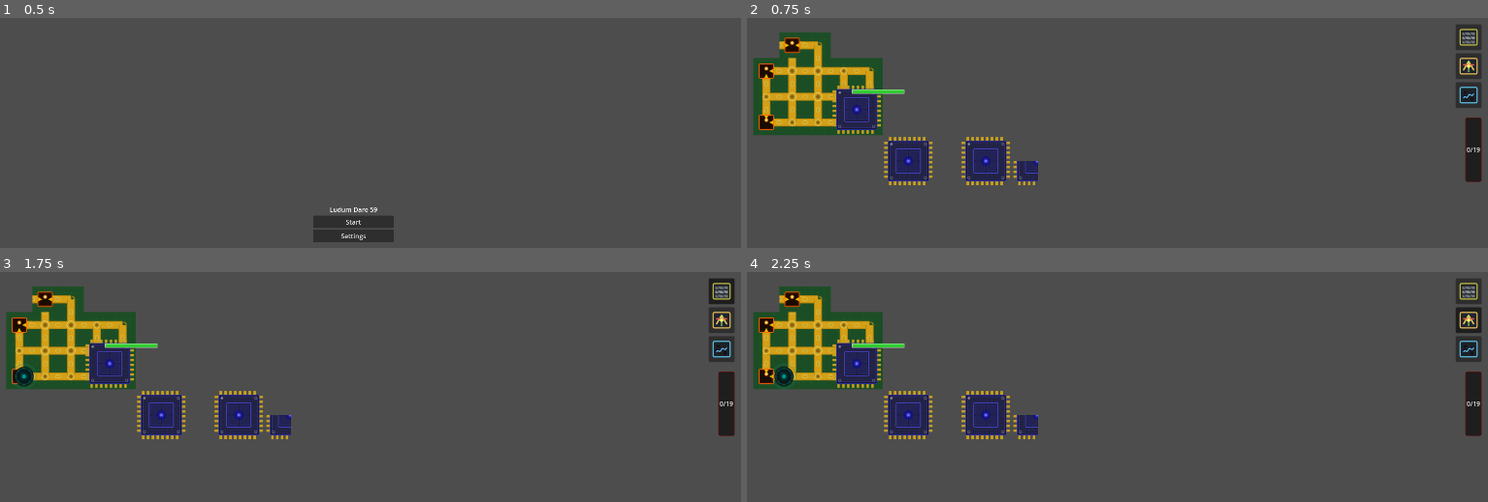
Above: before the commit, frames 1-4 (two rows, left to right).
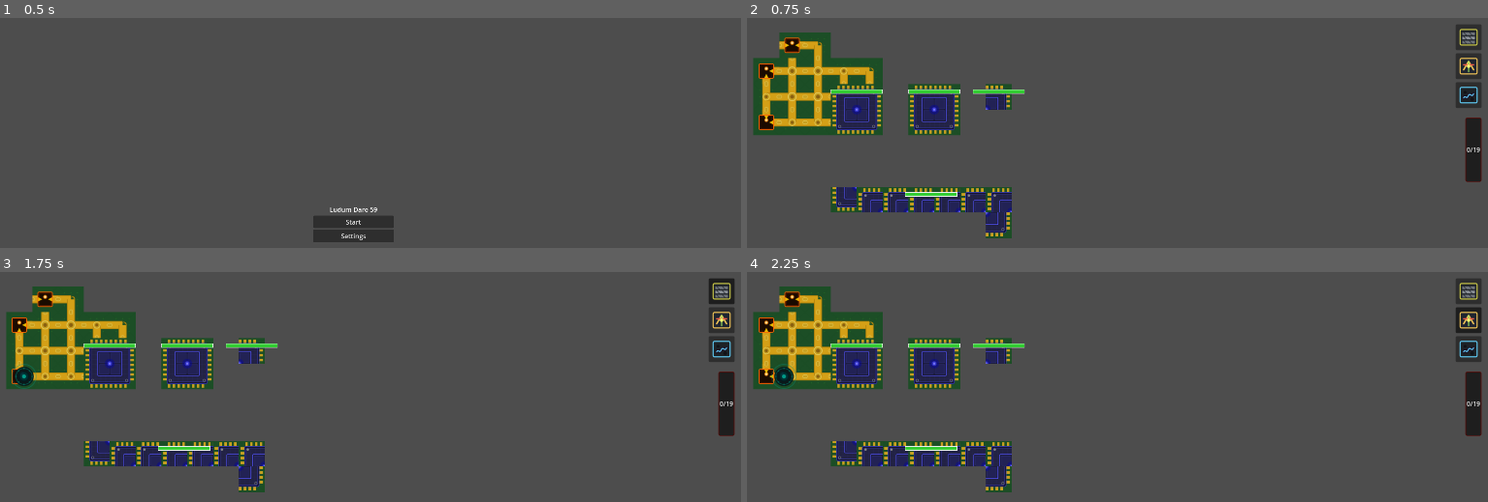
Above: after the commit, the same moments.

Repository: ProfessorLayton322/ldjam_59
Game: Godot game, scene res://scenes/menu.tscn
Same seed, same stepped clock (60 frames per second), same inputs: the game is played once before the commit and once after it.
Inputs (mouse positions are in pixels of both pictures, inside the frame that each line leads up to):
- Up to frame 1 (0.5 s): no input
- Up to frame 2 (0.75 s): click "Start" at 0.5 s
- Up to frame 3 (1.75 s): click (718, 290) at 1.25 s
- Up to frame 4 (2.25 s): click (1465, 320) at 2 s

Frame 1 is identical in both runs. In frame 2, 8.0% of the frame differs, in the area x 11-40%, y 28-96%; in frame 3, 8.0%; in frame 4, 8.0%.

Commit message:
Fix core tiles

Diff:
--- a/ludum-dare-59/scenes/demo.tscn
+++ b/ludum-dare-59/scenes/demo.tscn
@@ -83,6 +83,6 @@
 position = Vector2(100, 100)
 tile_set = SubResource("TileSet_demo")
 format = 2
-layer_0/tile_data = PackedInt32Array(0, 0, 393216, 1, 0, 983 …(268 unchanged characters)… , 393225, 1, 393216, 327683, 1, 327680, 196613, 2, 0, 196614, 65538, 0, 262149, 2, 1, 262150, 65538, 1, 262153, 65538, 1, 196616, 2, 0, 196617, 65538, 0, 262152, 2, 1, 262154, 2, 1)
+layer_0/tile_data = PackedInt32Array(0, 0, 393216, 1, 0, 983 …(268 unchanged characters)… , 393225, 1, 393216, 327683, 1, 327680, 65545, 1, 262144, 65542, 1, 196608, 65543, 1, 262144, 131078, 1, 327680, 131079, 1, 393216, 327684, 1, 196608, 327685, 1, 196608, 327686, 1, 196608, 327687, 1, 196608, 327688, 1, 196608, 327689, 1, 196608)
 layer_1/name = "Layer1"
 layer_1/tile_data = PackedInt32Array(0, 1, 0, 131072, 1, 65536, 65539, 1, 196608, 65540, 1, 262144, 131075, 1, 327680, 131076, 1, 393216, -65535, 1, 131072)
--- a/ludum-dare-59/scenes/tiles/demo_core_13.tscn
+++ b/ludum-dare-59/scenes/tiles/demo_core_13.tscn
@@ -1,7 +1,17 @@
-[gd_scene load_steps=2 format=3]
+[gd_scene load_steps=4 format=3]
 
-[ext_resource type="Script" path="res://scripts/tiles/core_tile.gd" id="1_core"]
+[ext_resource type="Script" uid="uid://c6kxopkkarb7v" path="res://scripts/tiles/core_tile.gd" id="1_core"]
+[ext_resource type="Texture2D" uid="uid://cw10n4prubm64" path="res://assets/textures/tracks/pcb_empty.svg" id="2_bg"]
+[ext_resource type="Texture2D" uid="uid://iyuh5rb657np" path="res://assets/textures/base/cpu.svg" id="3_cpu"]
 
 [node name="Core13" type="Node2D"]
 script = ExtResource("1_core")
 node_id = 13
+
+[node name="Background" type="Sprite2D" parent="."]
+texture = ExtResource("2_bg")
+
+[node name="CpuSprite" type="Sprite2D" parent="."]
+texture = ExtResource("3_cpu")
+region_enabled = true
+region_rect = Rect2(0, 64, 64, 64)
--- a/ludum-dare-59/scenes/tiles/demo_core_14.tscn
+++ b/ludum-dare-59/scenes/tiles/demo_core_14.tscn
@@ -1,7 +1,17 @@
-[gd_scene load_steps=2 format=3]
+[gd_scene load_steps=4 format=3]
 
-[ext_resource type="Script" path="res://scripts/tiles/core_tile.gd" id="1_core"]
+[ext_resource type="Script" uid="uid://c6kxopkkarb7v" path="res://scripts/tiles/core_tile.gd" id="1_core"]
+[ext_resource type="Texture2D" uid="uid://cw10n4prubm64" path="res://assets/textures/tracks/pcb_empty.svg" id="2_bg"]
+[ext_resource type="Texture2D" uid="uid://iyuh5rb657np" path="res://assets/textures/base/cpu.svg" id="3_cpu"]
 
 [node name="Core14" type="Node2D"]
 script = ExtResource("1_core")
 node_id = 14
+
+[node name="Background" type="Sprite2D" parent="."]
+texture = ExtResource("2_bg")
+
+[node name="CpuSprite" type="Sprite2D" parent="."]
+texture = ExtResource("3_cpu")
+region_enabled = true
+region_rect = Rect2(64, 64, 64, 64)
--- a/ludum-dare-59/scenes/tiles/demo_core_8.tscn
+++ b/ludum-dare-59/scenes/tiles/demo_core_8.tscn
@@ -1,12 +1,17 @@
-[gd_scene load_steps=3 format=3]
+[gd_scene load_steps=4 format=3]
 
-[ext_resource type="Script" path="res://scripts/tiles/core_tile.gd" id="1_core"]
-[ext_resource type="Texture2D" path="res://assets/textures/base/cpu.svg" id="2_cpu"]
+[ext_resource type="Script" uid="uid://c6kxopkkarb7v" path="res://scripts/tiles/core_tile.gd" id="1_core"]
+[ext_resource type="Texture2D" uid="uid://cw10n4prubm64" path="res://assets/textures/tracks/pcb_empty.svg" id="2_bg"]
+[ext_resource type="Texture2D" uid="uid://iyuh5rb657np" path="res://assets/textures/base/cpu.svg" id="3_cpu"]
 
 [node name="Core8" type="Node2D"]
 script = ExtResource("1_core")
 node_id = 8
 
+[node name="Background" type="Sprite2D" parent="."]
+texture = ExtResource("2_bg")
+
 [node name="CpuSprite" type="Sprite2D" parent="."]
-position = Vector2(32, 32)
-texture = ExtResource("2_cpu")
+texture = ExtResource("3_cpu")
+region_enabled = true
+region_rect = Rect2(0, 0, 64, 64)
--- a/ludum-dare-59/scenes/tiles/demo_core_9.tscn
+++ b/ludum-dare-59/scenes/tiles/demo_core_9.tscn
@@ -1,7 +1,17 @@
-[gd_scene load_steps=2 format=3]
+[gd_scene load_steps=4 format=3]
 
-[ext_resource type="Script" path="res://scripts/tiles/core_tile.gd" id="1_core"]
+[ext_resource type="Script" uid="uid://c6kxopkkarb7v" path="res://scripts/tiles/core_tile.gd" id="1_core"]
+[ext_resource type="Texture2D" uid="uid://cw10n4prubm64" path="res://assets/textures/tracks/pcb_empty.svg" id="2_bg"]
+[ext_resource type="Texture2D" uid="uid://iyuh5rb657np" path="res://assets/textures/base/cpu.svg" id="3_cpu"]
 
 [node name="Core9" type="Node2D"]
 script = ExtResource("1_core")
 node_id = 9
+
+[node name="Background" type="Sprite2D" parent="."]
+texture = ExtResource("2_bg")
+
+[node name="CpuSprite" type="Sprite2D" parent="."]
+texture = ExtResource("3_cpu")
+region_enabled = true
+region_rect = Rect2(64, 0, 64, 64)
--- a/ludum-dare-59/scripts/demo.gd
+++ b/ludum-dare-59/scripts/demo.gd
@@ -30,11 +30,10 @@
 var _gate_buttons: Dictionary = {}
 var _temperature_fill: ColorRect
 var _temperature_label: Label
-var _cpu_hp: int = CPU_HP
 const HudScene := preload("res://scripts/hud.gd")
 const CpuHpBarScene := preload("res://scripts/cpu_hp_bar.gd")
 var _hud: Node
-var _cpu_hp_bar: Node2D
+var _cpu_regions: Array[Dictionary] = []
 
 
 func _unhandled_input(event: InputEvent) -> void:
@@ -214,35 +213,73 @@
 
 
 func _configure_core_gates() -> void:
-	var cpu_positions: Array[Vector2] = []
-
+	var core_node_ids: Dictionary = {}
 	for tile in _tiles_by_node_id.values():
-		if not (tile is CoreTile):
-			continue
-
-		var gate := CoreGate.new()
-		add_child(gate)
-		gate.graph = _graph
-		gate.vertex_id = tile.node_id
-		gate.enemy_reached.connect(_on_enemy_reached_cpu)
-		cpu_positions.append(to_local(tile.global_position))
-		print("Demo scene: CoreGate registered at node %d" % tile.node_id)
-
-	if cpu_positions.is_empty():
-		return
-
-	var top_y := cpu_positions[0].y
-	var center_x := 0.0
-	for p in cpu_positions:
-		if p.y < top_y:
-			top_y = p.y
-		center_x += p.x
-	center_x /= cpu_positions.size()
-
-	_cpu_hp_bar = CpuHpBarScene.new()
-	_cpu_hp_bar.position = Vector2(center_x, top_y - 18)
-	add_child(_cpu_hp_bar)
-	_cpu_hp_bar.set_hp(_cpu_hp, CPU_HP)
+		if tile is CoreTile:
+			core_node_ids[tile.node_id] = true
+
+	var core_positions: Dictionary = {}
+	for node_id in core_node_ids:
+		var vertex: GraphVertex = _graph.get_node_by_id(node_id)
+		if vertex != null:
+			core_positions[node_id] = vertex.position
+
+	var visited: Dictionary = {}
+	var region_groups: Array = []
+	for node_id in core_node_ids:
+		if visited.has(node_id):
+			continue
+		var region_ids: Array[int] = []
+		var queue: Array[int] = [node_id]
+		visited[node_id] = true
+		while not queue.is_empty():
+			var current: int = queue.pop_front()
+			region_ids.append(current)
+			if not core_positions.has(current):
+				continue
+			var pos_a: Vector2 = core_positions[current]
+			for other_id in core_positions:
+				if visited.has(other_id):
+					continue
+				if pos_a.distance_to(core_positions[other_id]) < 70.0:
+					visited[other_id] = true
+					queue.append(other_id)
+		region_groups.append(region_ids)
+
+	_cpu_regions.clear()
+
+	for region_index in region_groups.size():
+		var region_ids: Array[int] = region_groups[region_index]
+		var cpu_positions: Array[Vector2] = []
+
+		for node_id in region_ids:
+			var tile: BaseTile = _tiles_by_node_id.get(node_id) as BaseTile
+			if tile == null:
+				continue
+			var gate := CoreGate.new()
+			add_child(gate)
+			gate.graph = _graph
+			gate.vertex_id = node_id
+			gate.enemy_reached.connect(_on_region_enemy_reached.bind(region_index))
+			cpu_positions.append(to_local(tile.global_position))
+			print("Demo scene: CoreGate registered at node %d (region %d)" % [node_id, region_index])
+
+		if cpu_positions.is_empty():
+			continue
+
+		var top_y := cpu_positions[0].y
+		var center_x := 0.0
+		for p in cpu_positions:
+			if p.y < top_y:
+				top_y = p.y
+			center_x += p.x
+		center_x /= cpu_positions.size()
+
+		var bar := CpuHpBarScene.new()
+		bar.position = Vector2(center_x, top_y - 18)
+		add_child(bar)
+		bar.set_hp(CPU_HP, CPU_HP)
+		_cpu_regions.append({"hp": CPU_HP, "bar": bar})
 
 
 func _start_trigger_timer() -> void:
@@ -452,13 +489,16 @@
 	_change_temperature(-gate.get_power_cost())
 
 
-func _on_enemy_reached_cpu(damage: int) -> void:
-	_cpu_hp -= damage
-	_cpu_hp = max(_cpu_hp, 0)
-	if _cpu_hp_bar != null:
-		_cpu_hp_bar.set_hp(_cpu_hp, CPU_HP)
-		_spawn_damage_label(damage, _cpu_hp_bar.position)
-	if _cpu_hp <= 0:
+func _on_region_enemy_reached(damage: int, region_index: int) -> void:
+	if region_index >= _cpu_regions.size():
+		return
+	var region: Dictionary = _cpu_regions[region_index]
+	region["hp"] = max(region["hp"] - damage, 0)
+	var bar: Node2D = region["bar"] as Node2D
+	if bar != null:
+		bar.set_hp(region["hp"], CPU_HP)
+		_spawn_damage_label(damage, bar.position)
+	if region["hp"] <= 0:
 		_hud.show_game_over()
 
 
